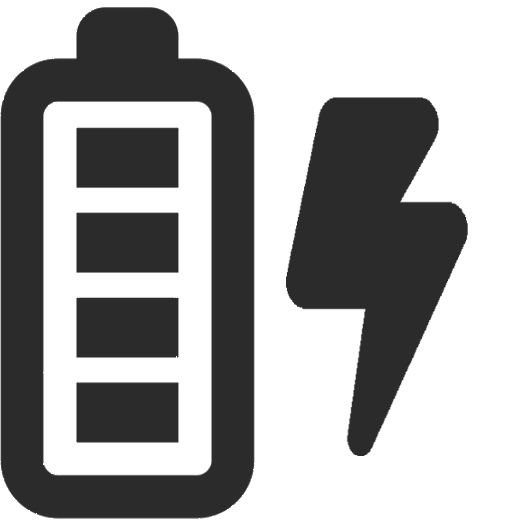
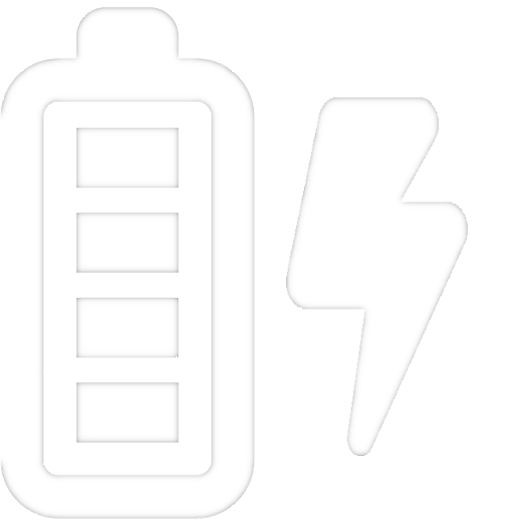
The second 512 × 526 image is a revision of the first. Changes to its layers:
painted on "Calque" over [286, 97, 468, 456]
painted on "Battery_100" over [0, 7, 255, 519]
